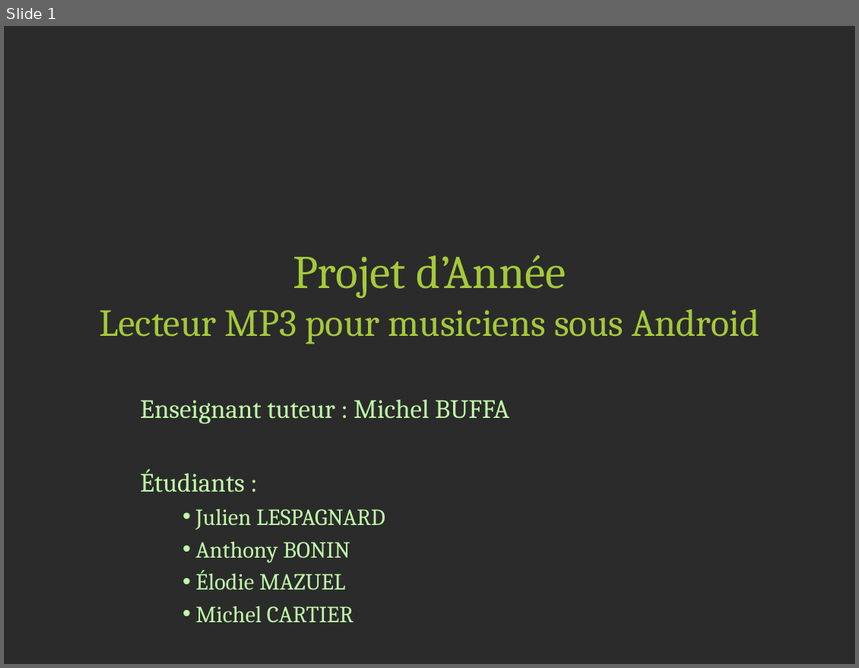
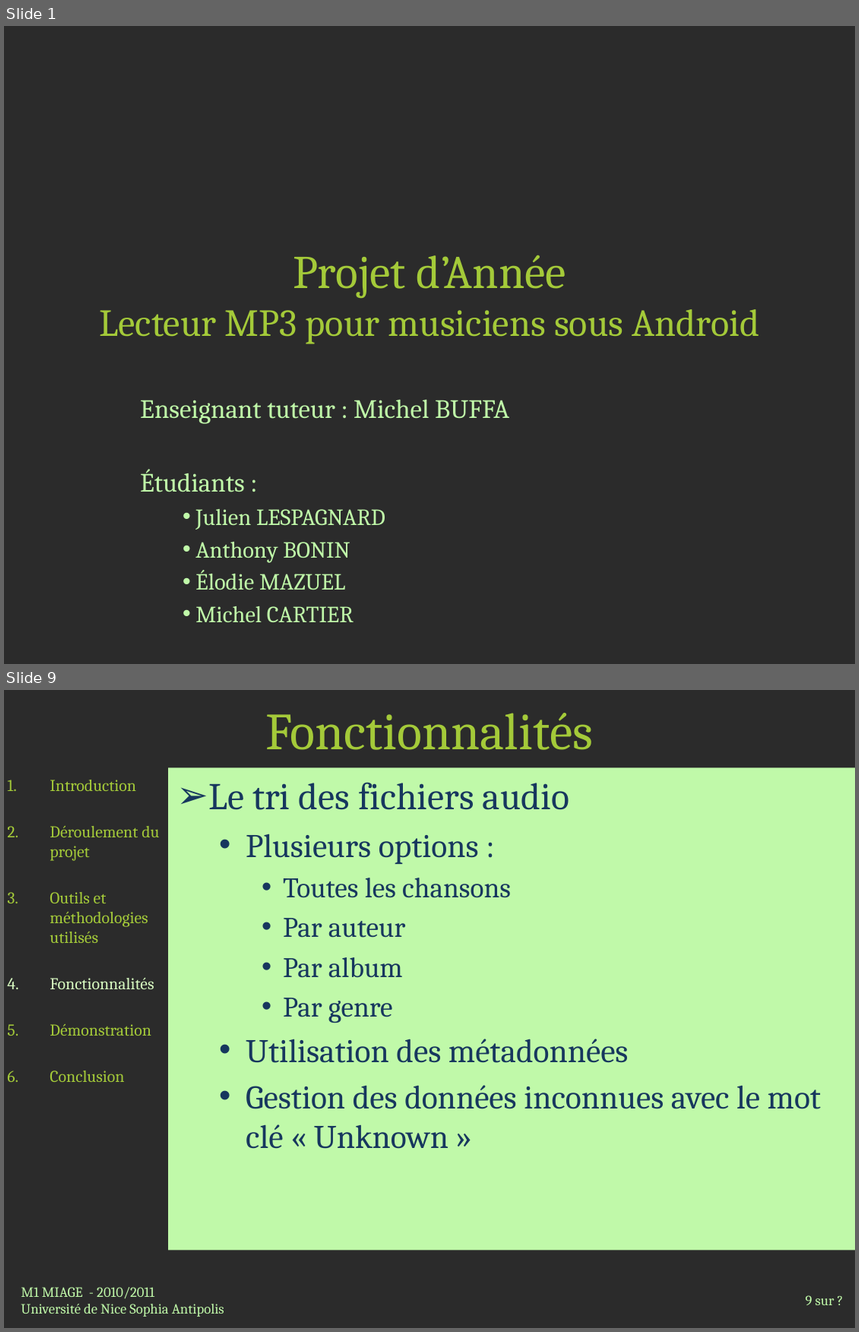
Before and after one commit to jlespagnard/android-advanced-player, a slide deck: AAP/docs/Presentation.pptx. Shown one above the other, each under a label of ours: slide 1 before the commit, slides 1 and 9 after it; the slides between them are not shown. The pictures are 859x668 and 859x1332 pixels, drawn with LibreOffice and Linux fonts; fonts in the diff are those of the drawing; background and template pictures are left out; a plain dark background stands for a picture behind light text. Boxes give left, top, right and bottom in pixels: in the first picture for what was removed or moved away, otherwise in the second. Text is boxed around its words. In the diff, an @@ line names an element or a change of style, - is before the commit and + after.

```diff
--- a/AAP/docs/Presentation.pptx
+++ b/AAP/docs/Presentation.pptx
@@ slide 9 added at <box>4,690,855,1328</box>, background picture (left out) @@
@@ title added at <box>265,713,593,750</box>, 44 pt, text #A4CA39 @@
+Fonctionnalités
@@ text added at <box>50,780,159,1082</box>, 14 pt, text #A4CA39 @@
+1. Introduction
+2. Déroulement du projet
+3. Outils et méthodologies utilisés
+4. Fonctionnalités
+5. Démonstration
+6. Conclusion
@@ text added at <box>168,768,855,1251</box>, fill #C0F9A9, 28 pt, text #17375E @@
+➢ Le tri des fichiers audio
+  • Plusieurs options :
+    • Toutes les chansons
+    • Par auteur
+    • Par album
+    • Par genre
+  • Utilisation des métadonnées
+  • Gestion des données inconnues avec le mot clé « Unknown »
@@ text added at <box>21,1287,224,1317</box>, 12 pt, text #C0F9A9 @@
+M1 MIAGE - 2010/2011
+Université de Nice Sophia Antipolis
@@ page number added at <box>806,1296,835,1306</box>, 12 pt, text #C0F9A9 @@
+9 sur ?
```
Also in this commit, not shown: 7 slides changed, 7 other slides added, 4 other files.
